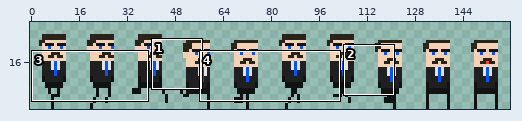
Sprite sheet -- assets/graphics/entity/npc1.png. The first picture is a wide view before the edit; the outline marks the close-up.
Close-up. First the earlier version:
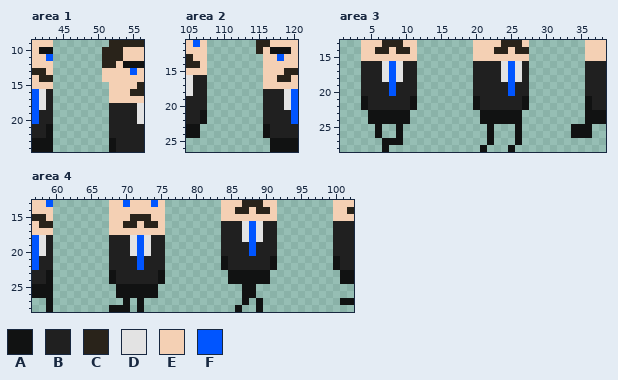
The file is 160x32 pixels. Shown: area 1: x 41..56, y 9..24; area 2: x 105..120, y 11..26; area 3: x 1..38, y 13..28; area 4: x 57..102, y 13..28. The wide view leaves out empty margins. The commit also changed other parts of the picture, which this record leaves out.
Palette (. is transparent): A #111212  B #202020  C #29231a  D #e3e3e3  E #f4d0b4  F #0055ff
Pixels before, area 1, first column x 41:
 9 EEE........CCCCC
10 EAA.......CCCEEE
11 EEF.......CCCEEE
12 EEE.......CCEAAA
13 CCE.......EEEEFE
14 ECC.......EEEEEE
15 EEE........EEEEC
16 FDB........EEECC
17 FDB........EEEEE
18 FDB........BBBBD
19 FBB........BBBBD
20 FBB........BBBBD
21 BBA........BBBBB
22 BBA........BBBBB
23 AAA........ABBBB
24 AAA........ABBBB
Pixels before, area 2, first column x 105:
11 EFE.......CCEEEE
12 EEE.......CEAAAE
13 CEE........EEFEE
14 CCE........EEEEE
15 EEE........EEECC
16 DBB........EECCE
17 DBB........EEEEE
18 DBB........BBBDF
19 BBB........BBBDF
20 BBB........BBBDF
21 BBA........BBBBF
22 BBA........BBBBF
23 AA.........ABBBB
24 AA.........ABBBB
25 ............AAAA
26 ............AAAA
Pixels before, area 3, first column x 4:
13 EEECCCEE........EEEECCCE........EEE
14 EECCECCE........EEECCECC........EEE
15 EEEEEEEE........EEEEEEEE........EEE
16 BBBDFDBB........BBBBDFDB........BBB
17 BBBDFDBB........BBBBDFDB........BBB
18 BBBDFDBB........BBBBDFDB........BBB
19 BBBBFBBB........BBBBBFBB........BBB
20 BBBBFBBB........BBBBBFBB........BBB
21 ABBBBBBA........ABBBBBBA........ABB
22 ABBBBBBA........ABBBBBBA........ABB
23 .AAAAAA..........AAAAAA.........AAA
24 .AAAAAA..........AAAAAA.........AAA
25 ..A..A............A...A.......AAA..
26 ..A..A............A...A.......AAA..
27 ...AAA............A...A............
28 ...A.............A...A.............
Pixels before, area 4, first column x 57:
13 EEF........EEFEEEFE........EEECCCEE........EEE
14 EEE........EEEEEEEE........EECCECCE........EEC
15 CCE........EEECCCEE........EEEEEEEE........EEE
16 ECC........EECCECCE........BBBDFDBB........BBB
17 EEE........EEEEEEEE........BBBDFDBB........BBB
18 FDB........BBBDFDBB........BBBDFDBB........BBB
19 FDB........BBBDFDBB........BBBBFBBB........BBB
20 FDB........BBBDFDBB........BBBBFBBB........BBB
21 FBB........BBBBFBBB........ABBBBBBA........ABB
22 FBB........BBBBFBBB........ABBBBBBA........ABB
23 BBA........ABBBBBBA.........AAAAAA..........AA
24 BBA........ABBBBBBA.........AAAAAA..........AA
25 AAA.........AAAAAA............AA..............
26 AAA.........AAAAAA............AA..............
27 ..A..........A.A..............A.A...........AA
28 ..A........AAA.A.............A..A.............
New version:
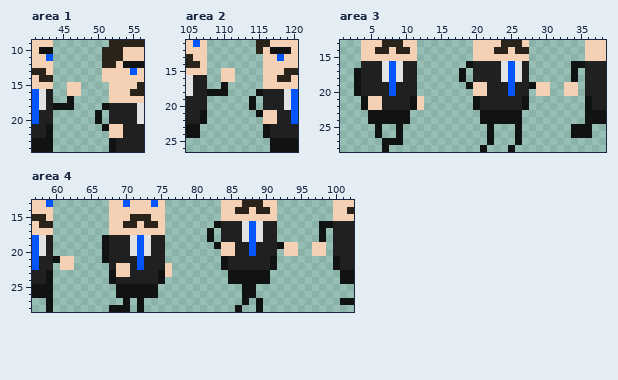
The exact change:
Area 1:
The edit adds colour A in row 17 at x 46; in row 18 at x 44 to 46 and 51; in rows 19 to 20 at x 50; in row 21 at x 51.
The edit adds colour E in rows 15 to 16 at x 46 to 47.
Colour B gives way to colour E in rows 21 to 22 at x 52 to 53.
Area 2:
The edit adds colour A in row 17 at x 110; in row 18 at x 108 to 110 and 115; in rows 19 to 20 at x 114; in row 21 at x 115.
The edit adds colour E in rows 15 to 16 at x 110 to 111.
Colour B gives way to colour E in rows 21 to 22 at x 116 to 117.
Area 3:
The edit adds colour A in row 16 at x 19 and 34 to 35; in rows 17 to 18 at x 3, 18 and 34; in row 19 at x 3, 19 and 28; in row 20 at x 3.
The edit adds colour E in rows 19 to 20 at x 29 to 30 and 33 to 34; in rows 21 to 22 at x 12.
Colour B gives way to colour E in rows 19 to 20 at x 20 to 21; in rows 21 to 22 at x 5 to 6.
Area 4:
The edit adds colour A in row 16 at x 83 and 98 to 99; in row 17 at x 82 and 98; in row 18 at x 67, 82 and 98; in row 19 at x 67, 83 and 92; in row 20 at x 67; in row 21 at x 60 and 67.
The edit adds colour E in rows 19 to 20 at x 93 to 94 and 97 to 98; in row 21 at x 61 to 62; in row 22 at x 61 to 62 and 76; in row 23 at x 76.
Colour B gives way to colour E in rows 19 to 20 at x 84 to 85; in rows 22 to 23 at x 69 to 70.
